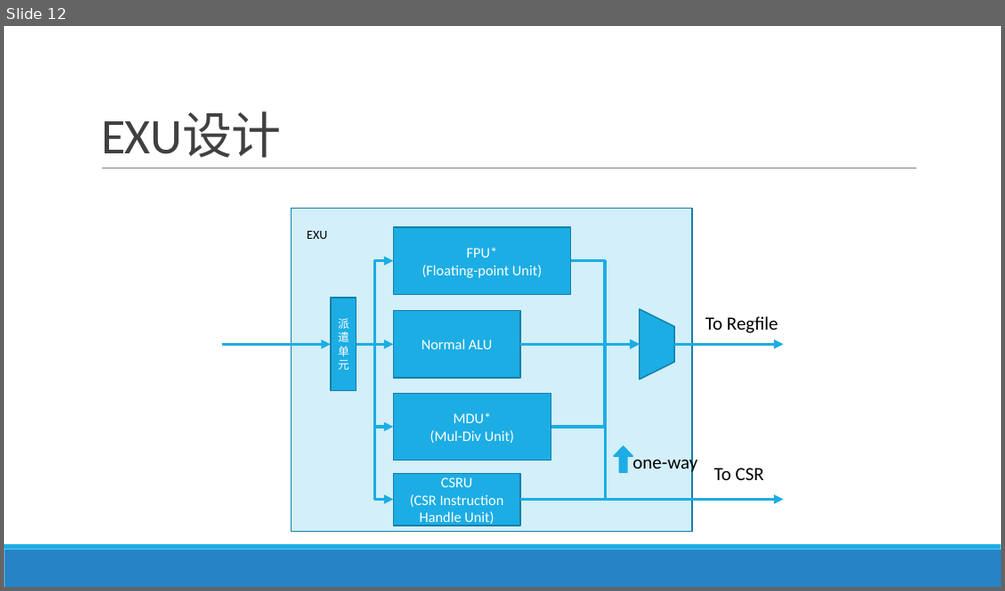
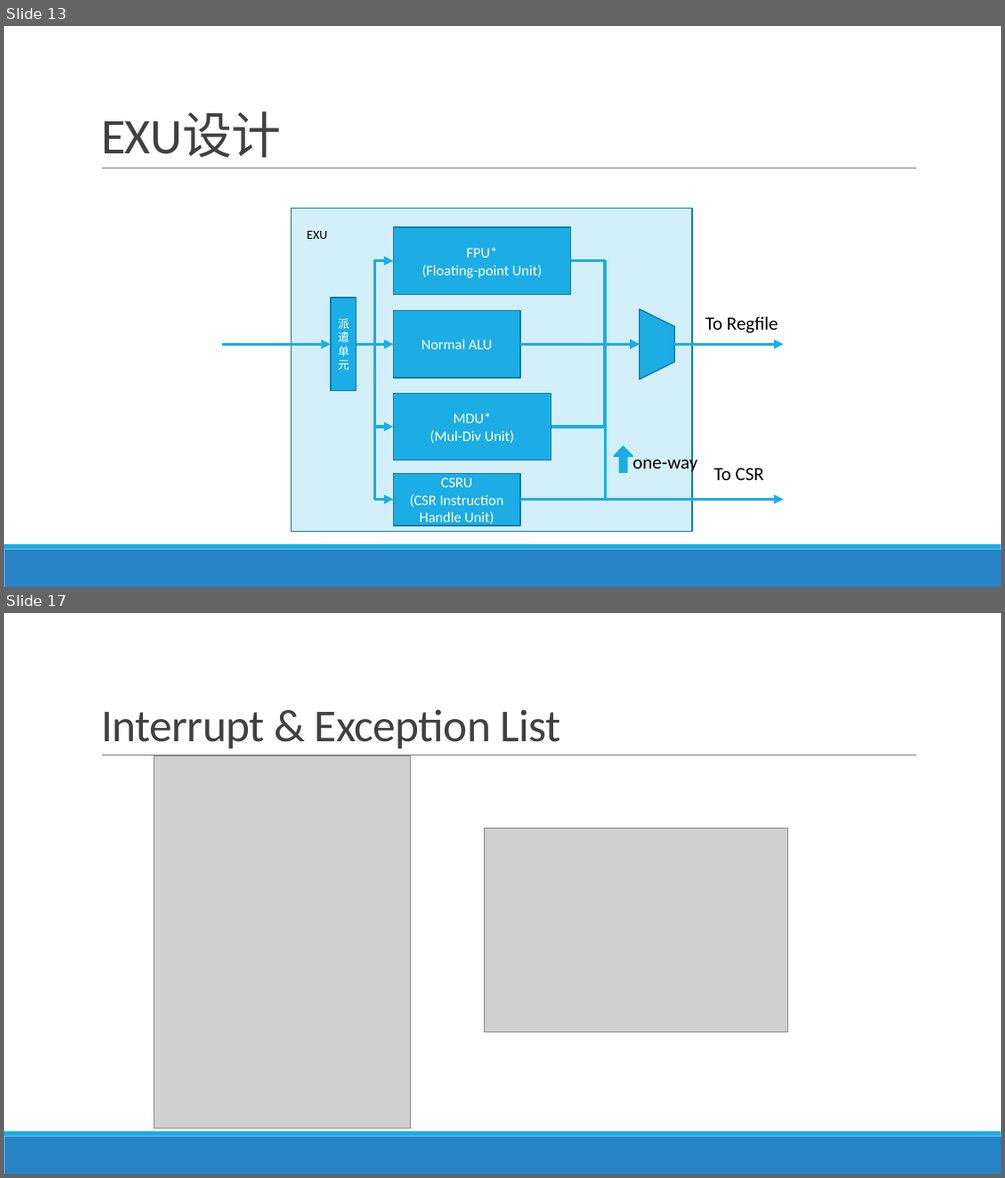
Before and after one commit to mayeths/tiny-riscv, a slide deck: docs/CPU design.pptx. Shown one above the other, each under a label of ours: slide 12 before the commit, slides 13 and 17 after it; the slides between them are not shown. The pictures are 1005x591 and 1005x1178 pixels, drawn with LibreOffice and Linux fonts; fonts in the diff are those of the drawing; grey boxes stand for pictures. Boxes give left, top, right and bottom in pixels: in the first picture for what was removed or moved away, otherwise in the second. Text is boxed around its words. In the diff, an @@ line names an element or a change of style, - is before the commit and + after.

```diff
--- a/docs/CPU design.pptx
+++ b/docs/CPU design.pptx
@@ slide 17 added at (x1=4, y1=613, x2=1001, y2=1174), background #FFFFFF; not listed: 3 template elements that a slide beside it also shows @@
@@ title added at (x1=101, y1=709, x2=561, y2=749), 44 pt, text #404040 @@
+Interrupt & Exception List
@@ picture added at (x1=154, y1=755, x2=411, y2=1128) @@
@@ picture added at (x1=484, y1=827, x2=788, y2=1032) @@
@@ what was slide 12 is now slide 13 @@
```
Also in this commit, not shown: 4 slides changed, 5 other slides added, 8 other files.
